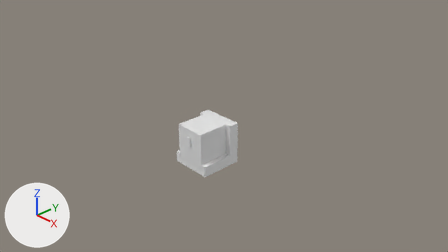
Two versions of the Blender file blends/BlockBreaker.blend, one commit apart.
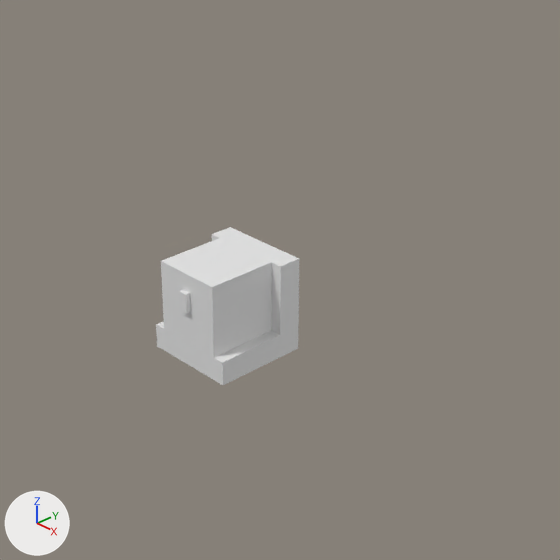
Old and new are each drawn from the file's camera 'Camera' and again close up on the part from 25% to 78% of the width and 5% to 100% of the height. Lighting does not change. The marker at lower left points along +X, +Y and +Z. Materials are left out; every surface is plain grey.
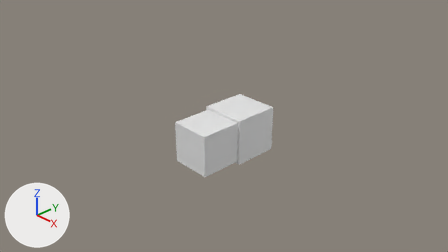
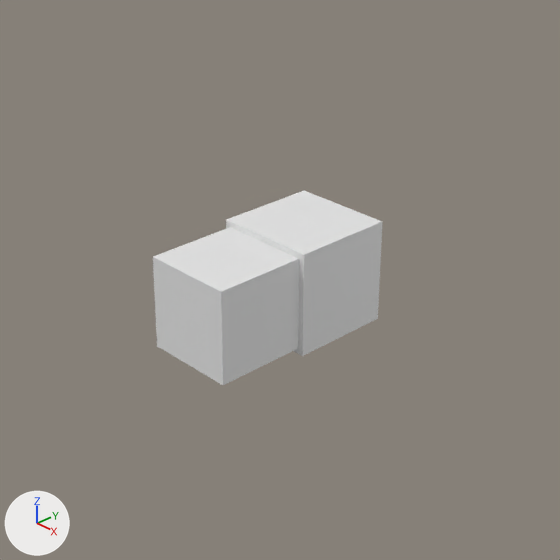
What differs and where, as boxes [x1, y1, x2, y2] in the close-ups (560 x 560 px):
'Cube.001', reshaped (60% wider, 23% taller): before [156, 227, 299, 385]; after [153, 191, 383, 385]
part 1 of me_cube_001, added: after [226, 191, 383, 356]
part 2 of me_cube_001, deleted: before [161, 238, 272, 358]
part 3 of me_cube_001, deleted: before [179, 290, 191, 313]
part 4 of me_cube_001, cut back: before [156, 227, 299, 385]; after [153, 227, 299, 385]

Diff of the bpy script that builds the scene:
```diff
--- a/blends/BlockBreaker.blend.py
+++ b/blends/BlockBreaker.blend.py
@@ me_cube_001 @@
 # used by ob_cube_001; location = (0.0, 0.0, 0.0)
-me_cube_001.from_pydata(...)  # 96 vertices, 72 faces; spans x -0.5..0.5, y -0.548..0.625, z -0.5..0.5
+me_cube_001.from_pydata(...)  # 80 vertices, 60 faces; spans x -0.562..0.562, y -0.5..1.625, z -0.562..0.562
+# me_cube_001 part 1: a new loose piece, a box spanning x -0.562..0.562, y 0.5..1.625, z -0.562..0.562
+# me_cube_001 part 2: the loose piece of 8 vertices spanning x -0.375..0.375, y -0.5..0.25, z -0.25..0.5 is deleted
+# me_cube_001 part 3: the loose piece of 8 vertices spanning x -0.05..0.05, y -0.548..-0.498, z 0.115..0.315 is deleted
+# me_cube_001 part 4
+# 10 vertices are removed from x -0.5..0.5, y -0.5..0.25, z -0.5..0.5
+# 11 faces are deleted
+# 2 vertices are added at (-0.5, -0.5, 0.5), (0.5, -0.5, 0.5)
+# 5 new faces join them
```
